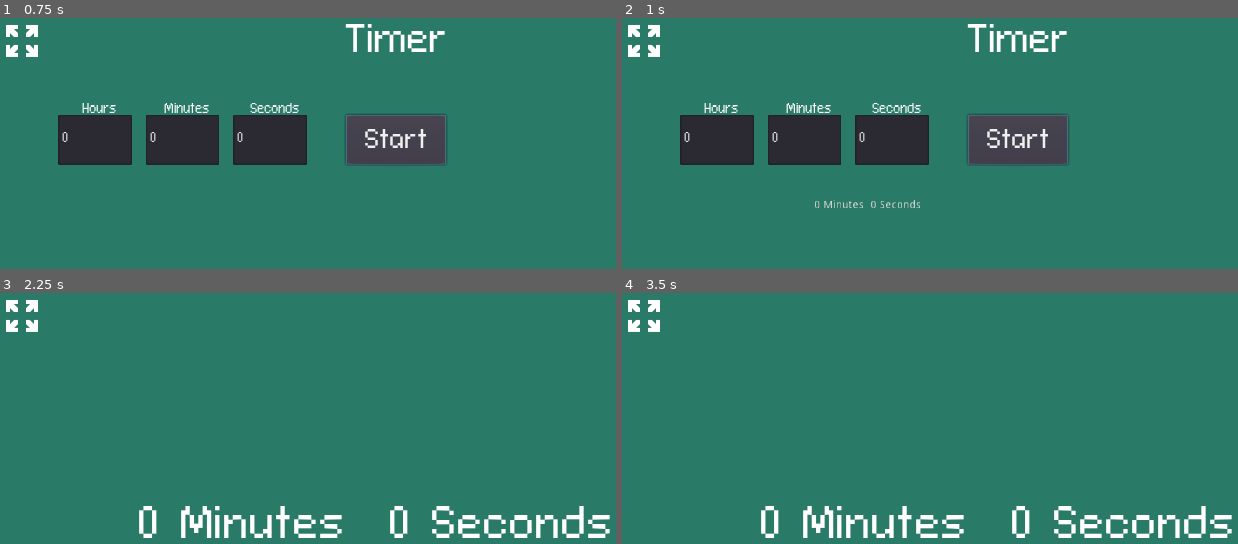
Above: before the commit, frames 1-4 (two rows, left to right).
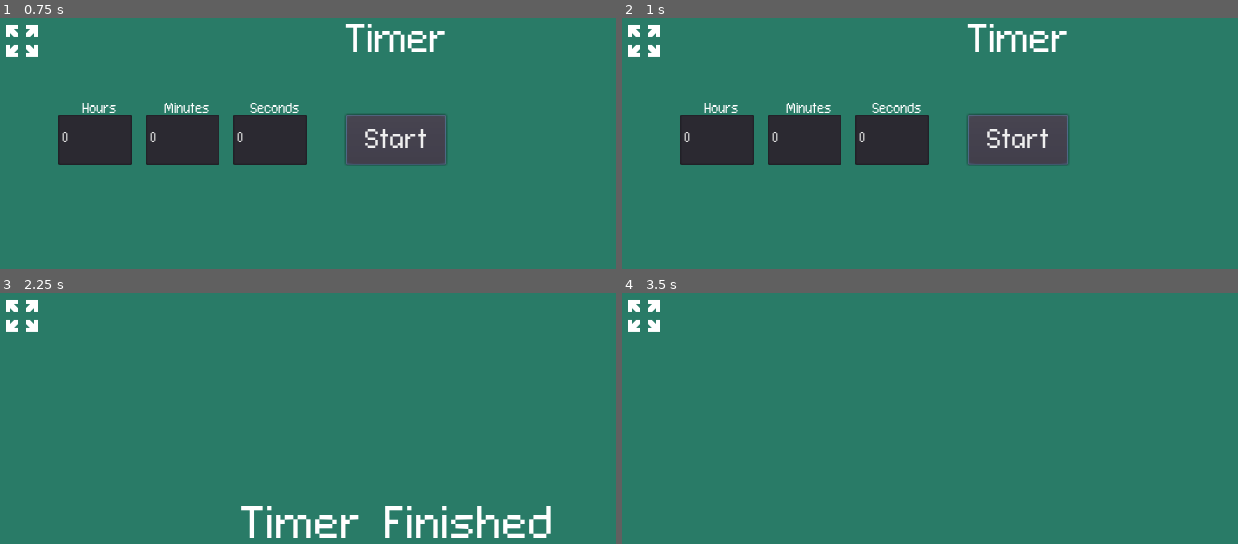
Above: after the commit, the same moments.

Repository: SleepyWombat-32/Timer
Game: Godot game, scene res://TimerScene.tscn
Two runs of this game, one before a commit and one after it. Both use one fixed random seed, a clock stepped at 60 frames per second and the inputs below.
Inputs (mouse positions are in pixels of both pictures, inside the frame that each line leads up to):
- Up to frame 1 (0.75 s): click "Start" at 0.5 s
- Up to frame 2 (1 s): no input
- Up to frame 3 (2.25 s): click "Start" at 1.25 s; click (18, 315) at 2 s
- Up to frame 4 (3.5 s): click "Stop" at 2.75 s

Frame 1 is identical in both runs. In frame 2, 0.2% of the frame differs, in the area x 31-49%, y 72-76%; in frame 3, 3.9%, in the area x 22-100%, y 84-98%; in frame 4, 3.1%.

Commit message:
Added Timer finished banner to fullscreen
Refactored how the timer is displayed.

Diff:
--- a/TimerScene.gd
+++ b/TimerScene.gd
@@ -18,24 +18,45 @@
 
 
 func _on_SecondTimer_timeout():
-	var h_to_display : int = 0
-	h_to_display = $Timer.time_left / 3600
-	var m_to_display : int = ($Timer.time_left / 60) - (h_to_display * 60)
-	var s_to_display : int = $Timer.time_left - (h_to_display * 3600) - (m_to_display * 60)
-	var to_display : String
-	if h_to_display == 0:
-		to_display = str(m_to_display) + " Minutes  " + \
-	str(s_to_display) + " Seconds  "
-	elif hours == 1:
-		to_display = str(h_to_display) + " Hour  " + \
-		str(m_to_display) + " Minutes  " + \
-		str(s_to_display) + " Seconds  "
+	var h = calculate_hours()
+	var m = calculate_minutes()
+	var s = calculate_seconds()
+	update_timer_text(h, m, s)
+
+func update_timer_text(h : String, m : String, s : String):
+	$TimeLeft/Hours.text = h
+	$FullScreenPopup/TimeLeft/Hours.text = h
+
+	$TimeLeft/Minutes.text = m
+	$FullScreenPopup/TimeLeft/Minutes.text = m
+
+	$TimeLeft/Seconds.text = s
+	$FullScreenPopup/TimeLeft/Seconds.text = s
+
+func calculate_hours():
+	var h_to_display : int = $Timer.time_left / 3600
+	if h_to_display == 1:
+		return "1 hour"
+	elif h_to_display == 0:
+		return ""
 	else:
-		to_display = str(h_to_display) + " Hours  " + \
-		str(m_to_display) + " Minutes  " + \
-		str(s_to_display) + " Seconds  "
-	$TimeLeft.text = to_display
-	$FullScreenPopup/Label.text = to_display
+		return str(h_to_display) + " hours"
+func calculate_minutes():
+	var m_to_display : int = int(($Timer.time_left / 60)) % 60
+	if m_to_display == 1:
+		return "1 minute"
+	elif m_to_display == 0:
+		return ""
+	else:
+		return str(m_to_display) + " minutes"
+func calculate_seconds():
+	var s_to_display : int = int(($Timer.time_left)) % 60
+	if s_to_display == 1:
+		return "1 second"
+	elif s_to_display == 0:
+		return ""
+	else:
+		return str(s_to_display) + " seconds"
 
 func _on_Hours_text_entered(new_text):
 	$Time/Minutes.grab_focus()
@@ -67,7 +88,9 @@
 	$TimerFinished.play()
 	$StartTimerButton.hide()
 	$StopTimerButton.show()
-
+	$FullScreenPopup/Label.show()
+	yield(get_tree().create_timer(1), "timeout")
+	$FullScreenPopup/Label.hide()
 func _on_StopTimerButton_pressed():
 	$TimerFinished.stop()
 	$StartTimerButton.show()
--- a/TimerScene.tscn
+++ b/TimerScene.tscn
@@ -20,6 +20,9 @@
 size = 56
 font_data = ExtResource( 2 )
 
+[sub_resource type="Theme" id=5]
+default_font = SubResource( 4 )
+
 [node name="TimerScene" type="Control"]
 anchor_right = 1.0
 anchor_bottom = 1.0
@@ -109,14 +112,6 @@
 
 [node name="SecondTimer" type="Timer" parent="."]
 autostart = true
-
-[node name="TimeLeft" type="Label" parent="."]
-margin_left = 72.0
-margin_top = 216.0
-margin_right = 576.0
-margin_bottom = 272.0
-align = 1
-valign = 1
 
 [node name="FullScreen" type="TextureButton" parent="."]
 margin_right = 64.0
@@ -127,6 +122,7 @@
 expand = true
 
 [node name="FullScreenPopup" type="Popup" parent="."]
+visible = true
 anchor_right = 1.0
 anchor_bottom = 1.0
 mouse_filter = 2
@@ -140,7 +136,7 @@
 anchor_right = 1.0
 anchor_bottom = 1.0
 custom_fonts/font = SubResource( 4 )
-text = "[Time]"
+text = "Timer Finished"
 align = 1
 valign = 1
 autowrap = true
@@ -153,8 +149,72 @@
 texture_hover = ExtResource( 4 )
 expand = true
 
+[node name="TimeLeft" type="HBoxContainer" parent="FullScreenPopup"]
+margin_left = 64.0
+margin_top = 224.0
+margin_right = 960.0
+margin_bottom = 288.0
+theme = SubResource( 5 )
+custom_constants/separation = 16
+alignment = 1
+
+[node name="Hours" type="Label" parent="FullScreenPopup/TimeLeft"]
+margin_left = 432.0
+margin_top = 3.0
+margin_right = 432.0
+margin_bottom = 60.0
+align = 1
+valign = 1
+
+[node name="Minutes" type="Label" parent="FullScreenPopup/TimeLeft"]
+margin_left = 448.0
+margin_top = 3.0
+margin_right = 448.0
+margin_bottom = 60.0
+align = 1
+valign = 1
+
+[node name="Seconds" type="Label" parent="FullScreenPopup/TimeLeft"]
+margin_left = 464.0
+margin_top = 3.0
+margin_right = 464.0
+margin_bottom = 60.0
+align = 1
+valign = 1
+
 [node name="TimerFinished" type="AudioStreamPlayer" parent="."]
 stream = ExtResource( 5 )
+
+[node name="TimeLeft" type="HBoxContainer" parent="."]
+margin_left = 64.0
+margin_top = 224.0
+margin_right = 576.0
+margin_bottom = 288.0
+alignment = 1
+
+[node name="Hours" type="Label" parent="TimeLeft"]
+margin_left = 252.0
+margin_top = 25.0
+margin_right = 252.0
+margin_bottom = 39.0
+align = 1
+valign = 1
+
+[node name="Minutes" type="Label" parent="TimeLeft"]
+margin_left = 256.0
+margin_top = 25.0
+margin_right = 256.0
+margin_bottom = 39.0
+align = 1
+valign = 1
+
+[node name="Seconds" type="Label" parent="TimeLeft"]
+margin_left = 260.0
+margin_top = 25.0
+margin_right = 260.0
+margin_bottom = 39.0
+align = 1
+valign = 1
 
 [connection signal="pressed" from="StartTimerButton" to="." method="_on_StartTimerButton_pressed"]
 [connection signal="pressed" from="StopTimerButton" to="." method="_on_StopTimerButton_pressed"]
Not shown: 1 places in TimerScene.tscn that only renumber resources
